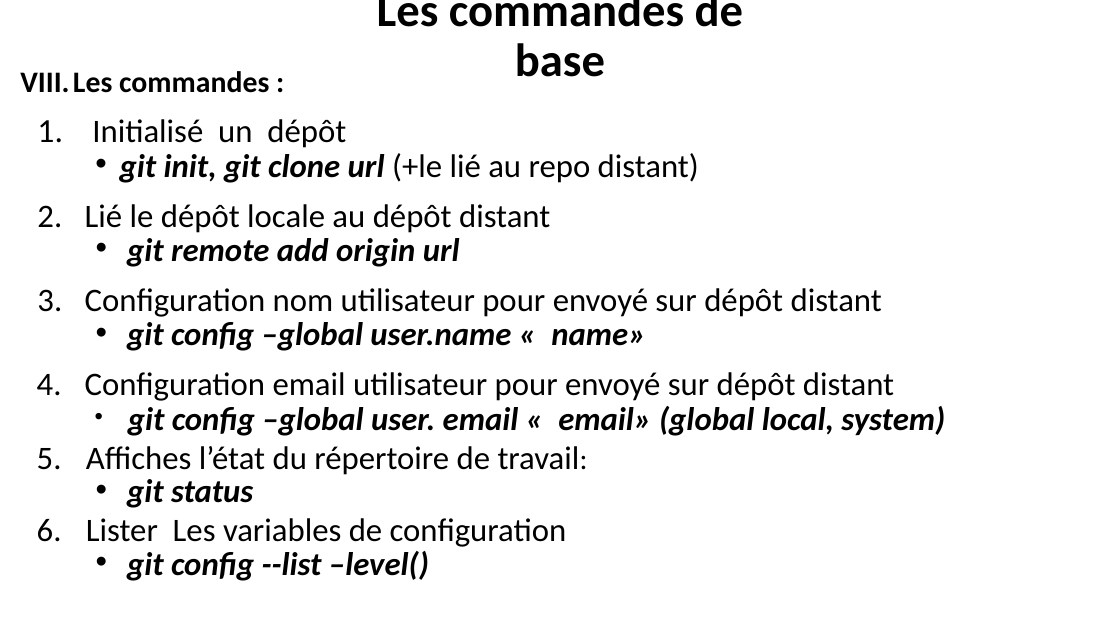
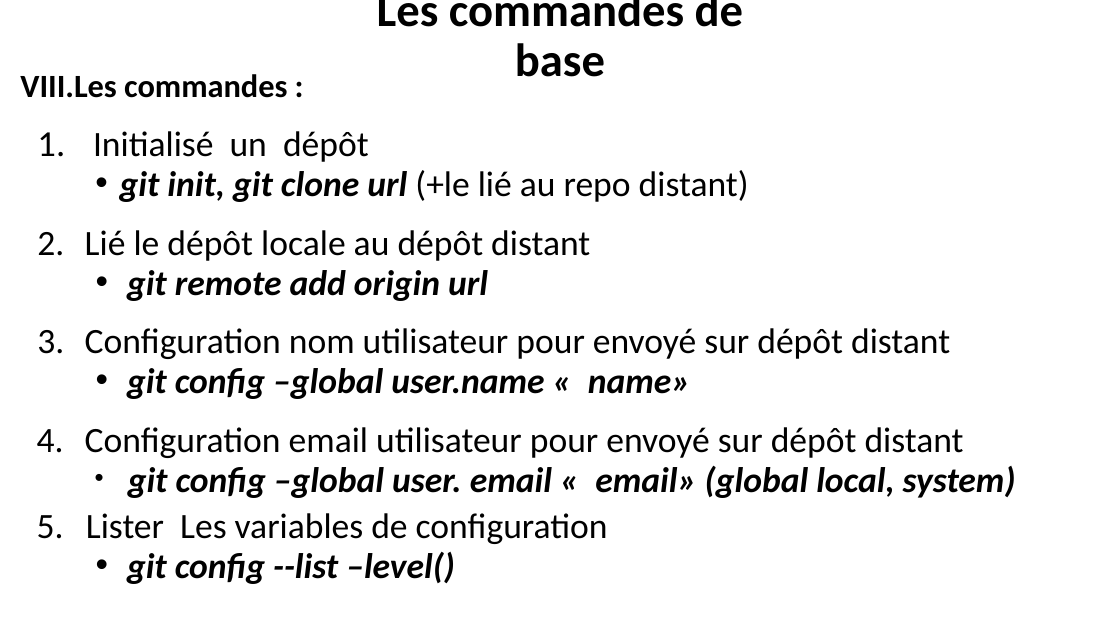
Before and after one commit to belakebiboussad/form, a slide deck: slide 8 of Formation Git.pptx. Drawn at 1120x630 pixels with LibreOffice and Linux fonts; fonts in the diff are those of the drawing. Boxes give left, top, right and bottom in pixels: in the first picture for what was removed or moved away, otherwise in the second. Text is boxed around its words. In the diff, an @@ line names an element or a change of style, - is before the commit and + after.

```diff
--- a/Formation Git.pptx
+++ b/Formation Git.pptx
@@ text "Les commandes :" at (20, 74, 1016, 584): size 25.5 to 27.8 pt in "Les commandes :"; size 28.1 to 30.5 pt; line spacing 0.7 to 0.8; line spacing 1 to 1.1 @@
@@ text at (86, 446, 580, 508): paragraphs removed @@
-  5. Affiches l’état du répertoire de travail:
-  • git status
```
Also in this commit, not shown: 5 other slides changed, 2 slides added, 1 slide removed, 2 other files.
